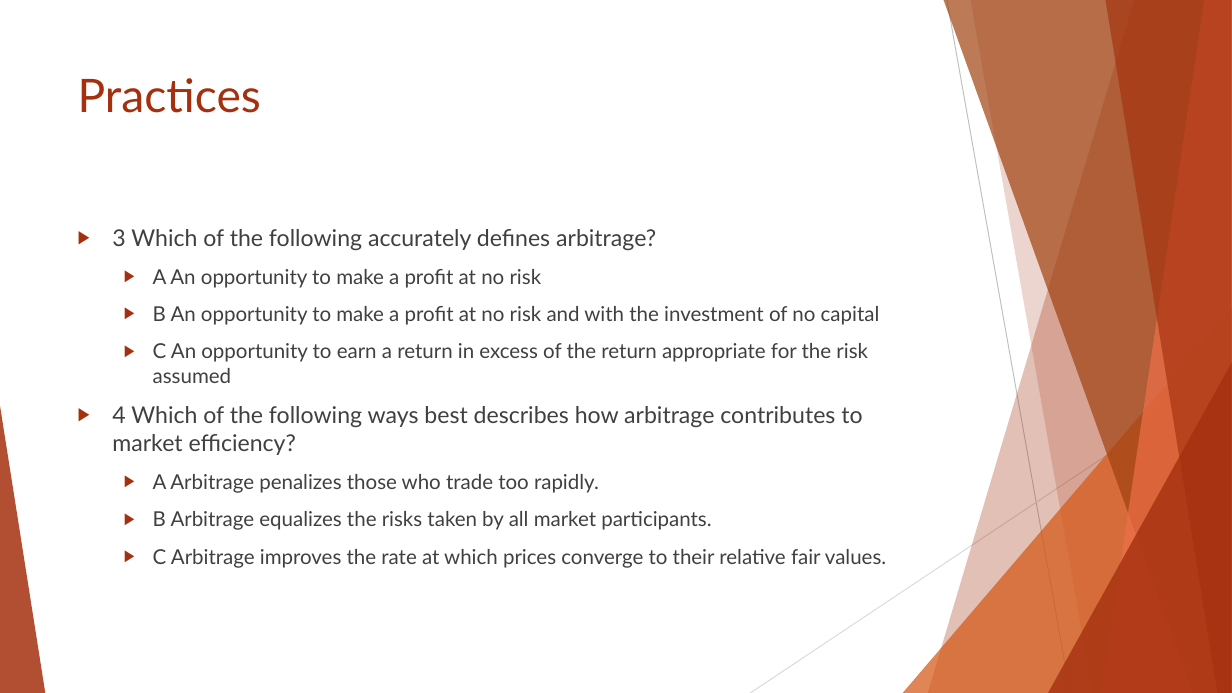
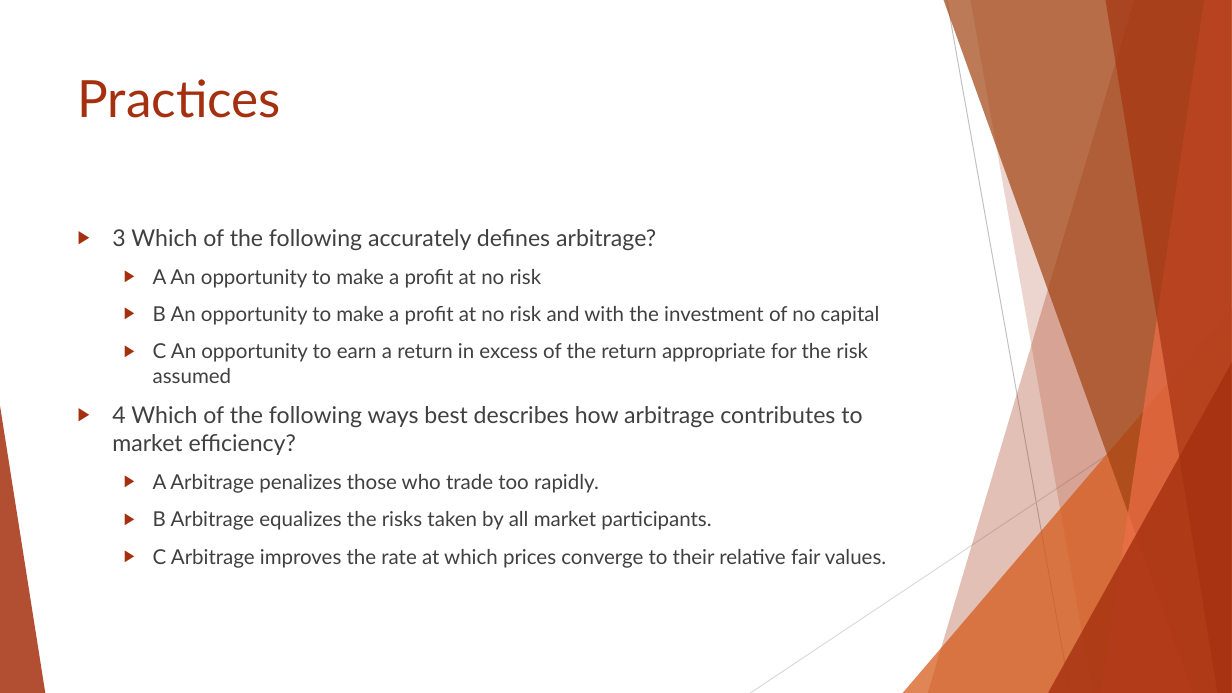
Before and after one commit to Isco0530/data, a slide deck: slide 64 of Reading 45.pptx. Drawn at 1232x693 pixels with LibreOffice and Linux fonts; fonts in the diff are those of the drawing. Boxes give left, top, right and bottom in pixels: in the first picture for what was removed or moved away, otherwise in the second. Text is boxed around its words. In the diff, an @@ line names an element or a change of style, - is before the commit and + after.

```diff
--- a/Reading 45.pptx
+++ b/Reading 45.pptx
@@ title "Practices" at [78,79,281,118]: size 36 to 40 pt @@
```
Also in this commit, not shown: 9 other slides changed.
